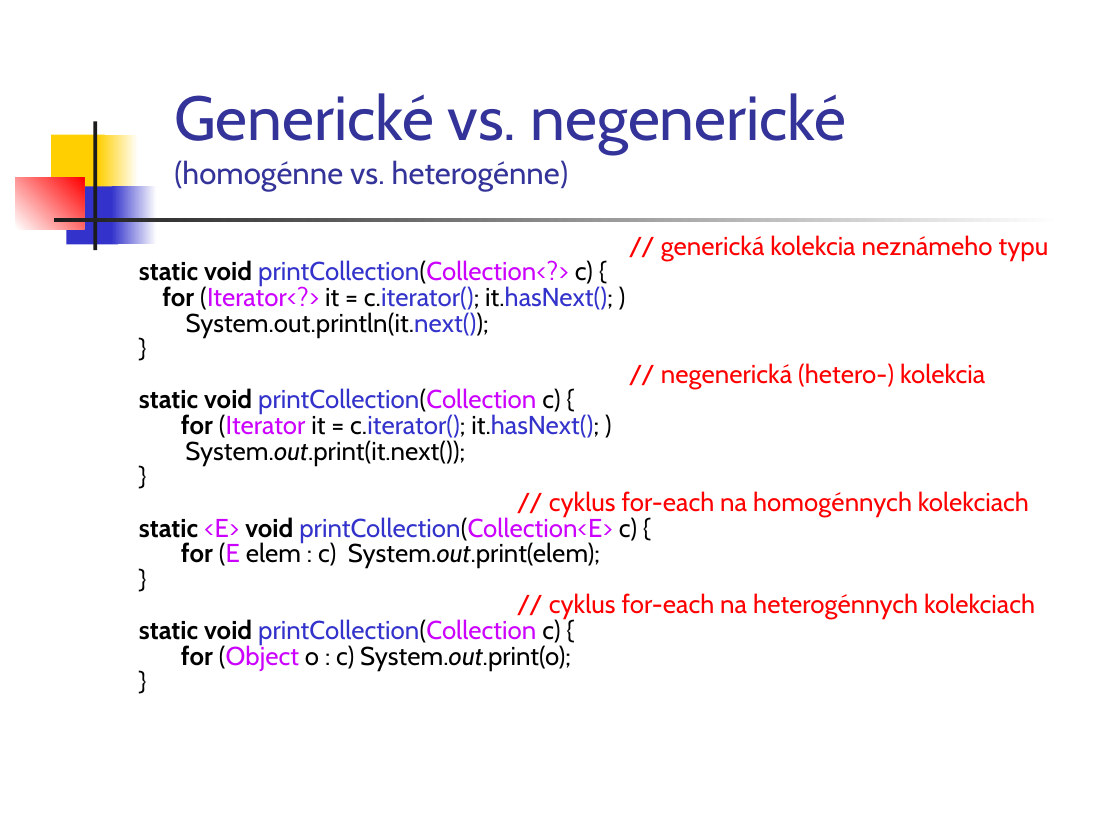
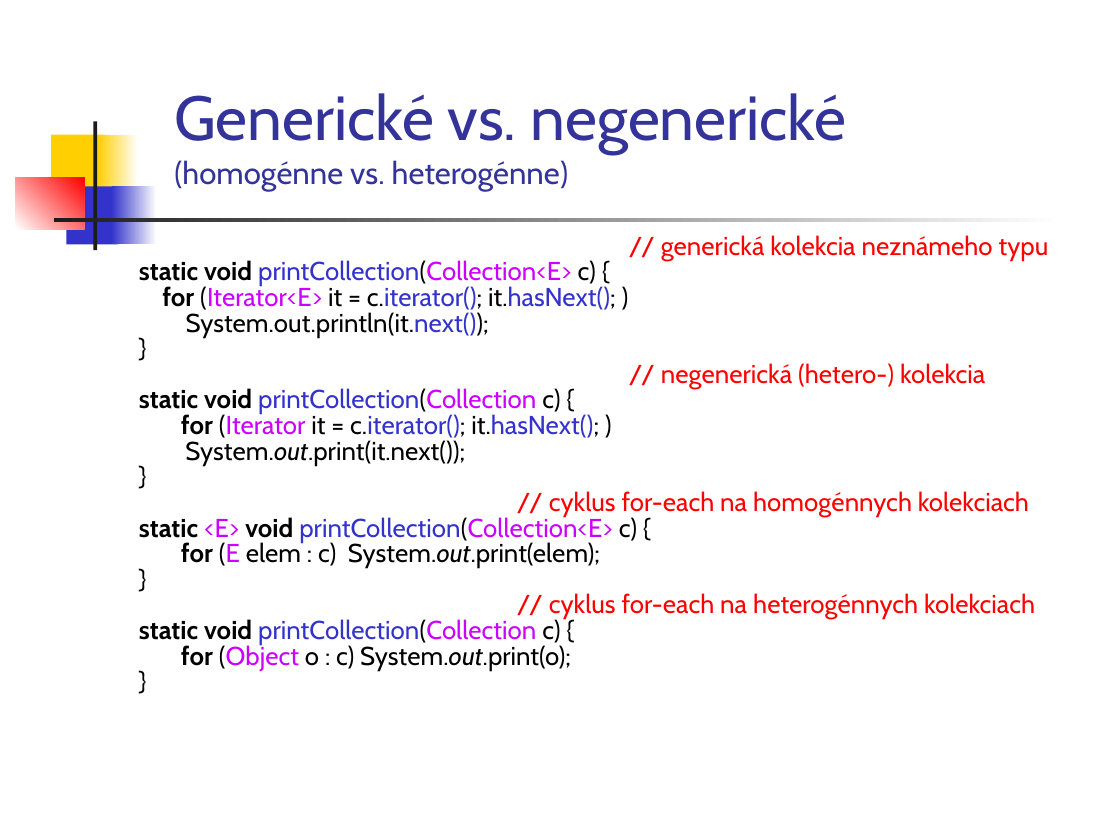
Before and after one commit to Programovanie4/Prednasky, a slide deck: slide 6 of 06/06_java.ppt. Drawn at 1120x840 pixels with LibreOffice and Linux fonts; fonts in the diff are those of the drawing. Boxes give left, top, right and bottom in pixels: in the first picture for what was removed or moved away, otherwise in the second. Text is boxed around its words. In the diff, an @@ line names an element or a change of style, - is before the commit and + after.

```diff
--- a/06/06_java.ppt
+++ b/06/06_java.ppt
@@ text at bbox=[139, 260, 616, 310]: text changed @@
-static void printCollection(Collection<?> c) {
-for (Iterator<?> it = c.iterator(); it.hasNext(); )
+static void printCollection(Collection<E> c) {
+for (Iterator<E> it = c.iterator(); it.hasNext(); )
```
Also in this commit, not shown: 9 other slides changed, 6 slides added, 6 slides removed, 3 other files.
